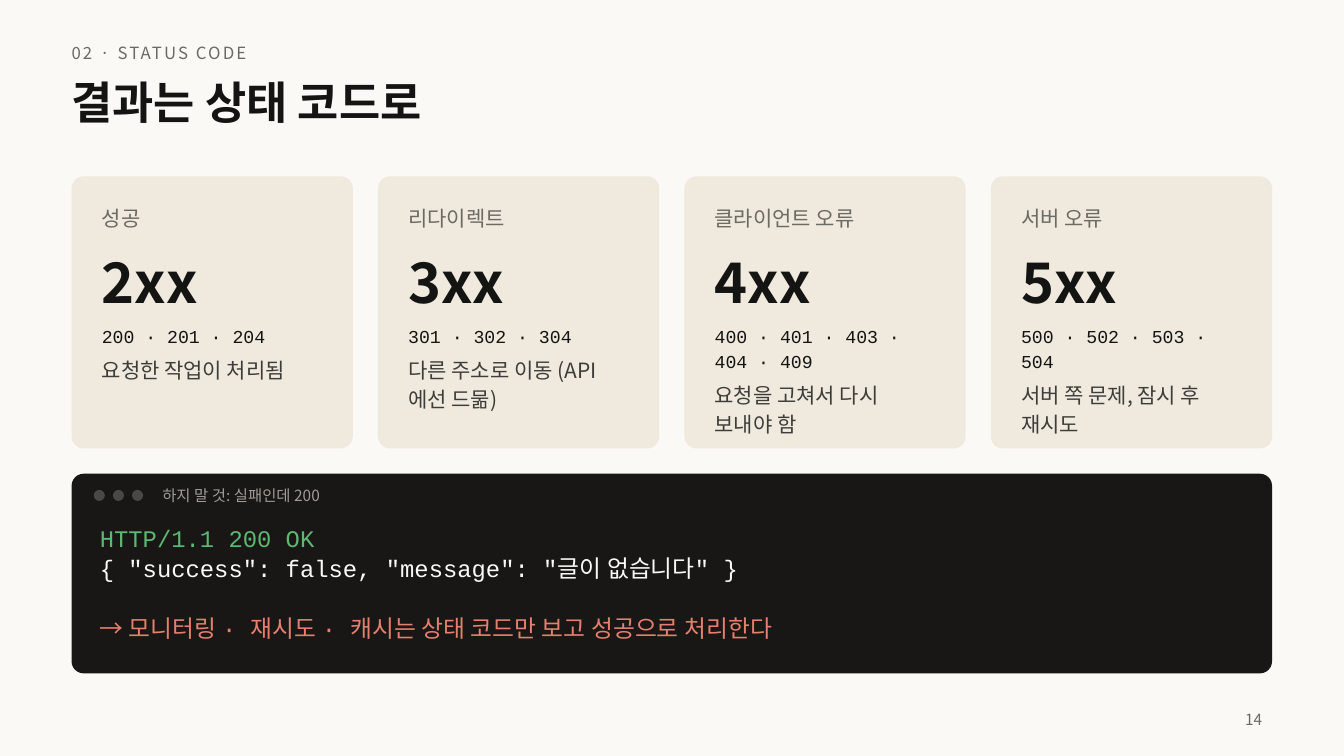
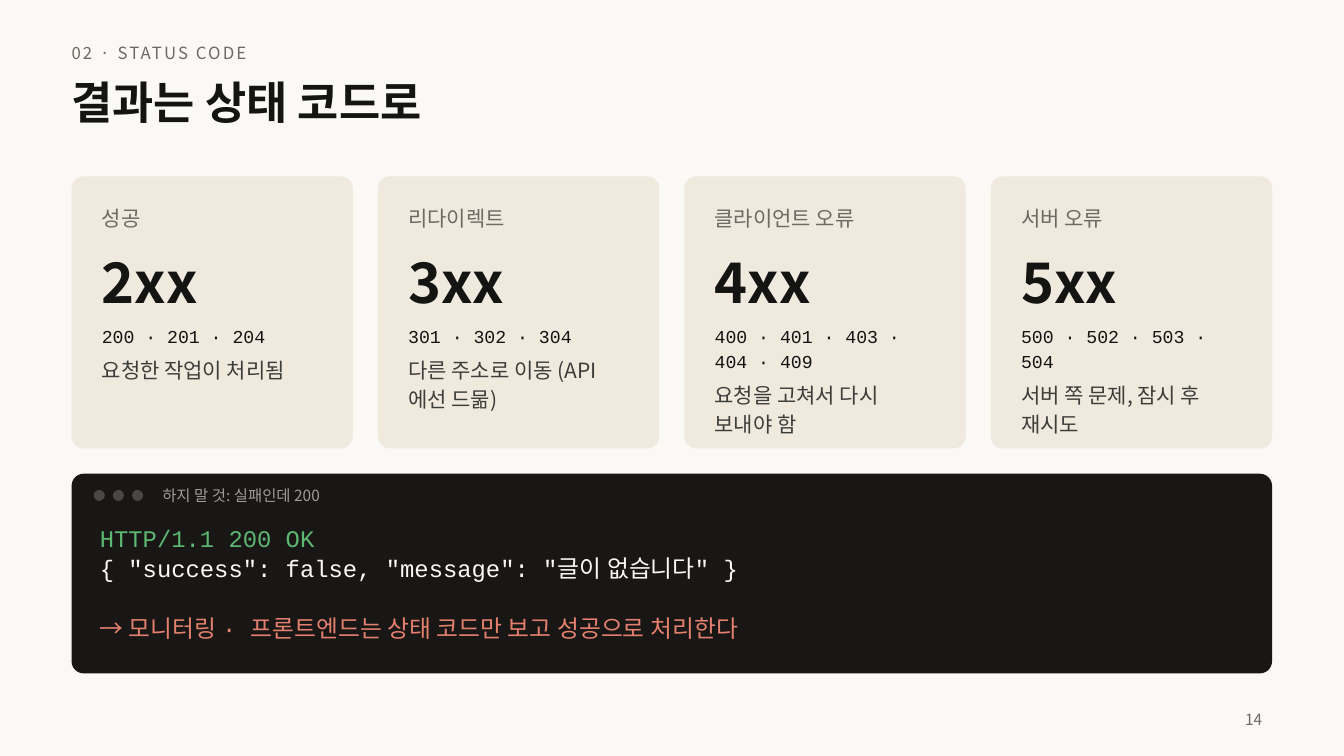
Before and after one commit to home-blog/docs-RESTful, a slide deck: slide 14 of 발표/RESTful-API-설계.pptx. Drawn at 1344x756 pixels with LibreOffice and Linux fonts; fonts in the diff are those of the drawing. Boxes give left, top, right and bottom in pixels: in the first picture for what was removed or moved away, otherwise in the second. Text is boxed around its words. In the diff, an @@ line names an element or a change of style, - is before the commit and + after.

```diff
--- a/발표/RESTful-API-설계.pptx
+++ b/발표/RESTful-API-설계.pptx
@@ text at (129, 617, 738, 639): text changed @@
-→ 모니터링 · 재시도 · 캐시는 상태 코드만 보고 성공으로 처리한다
+→ 모니터링 · 프론트엔드는 상태 코드만 보고 성공으로 처리한다
```
Also in this commit, not shown: 15 other slides changed, 2 other files.
